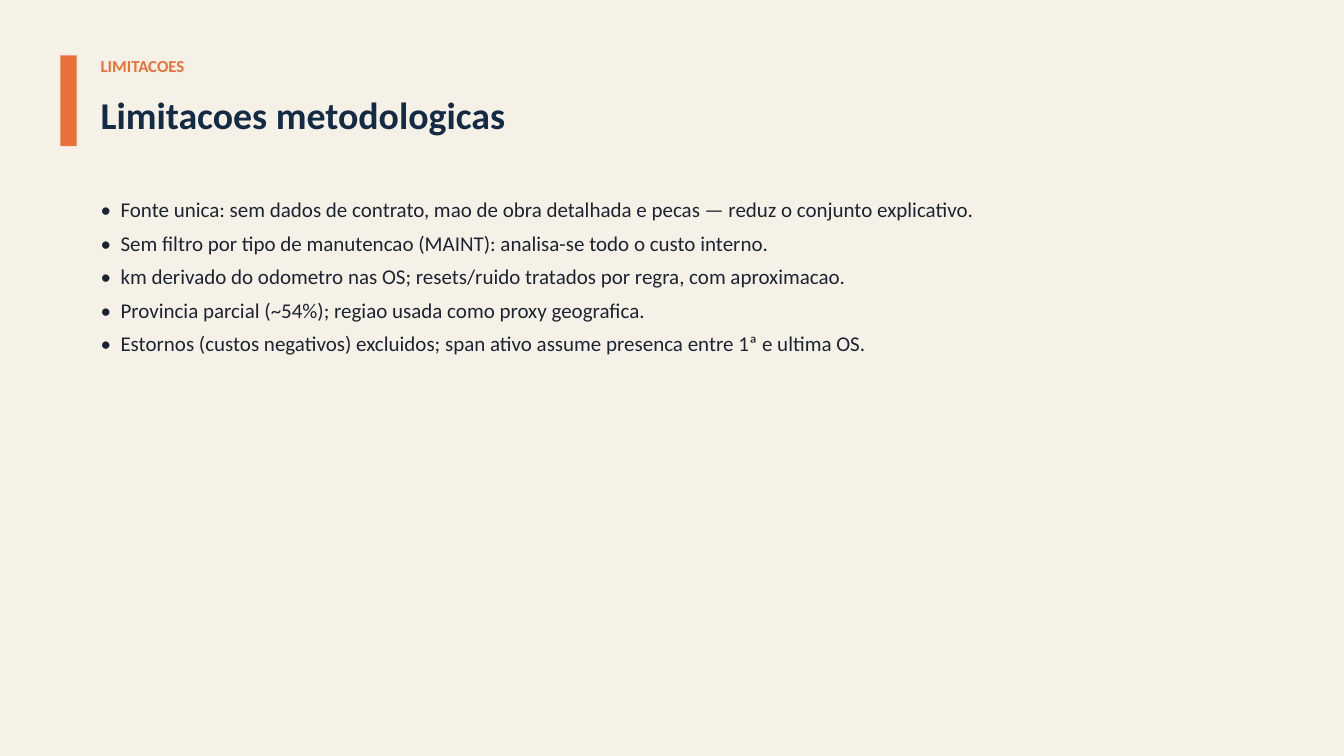
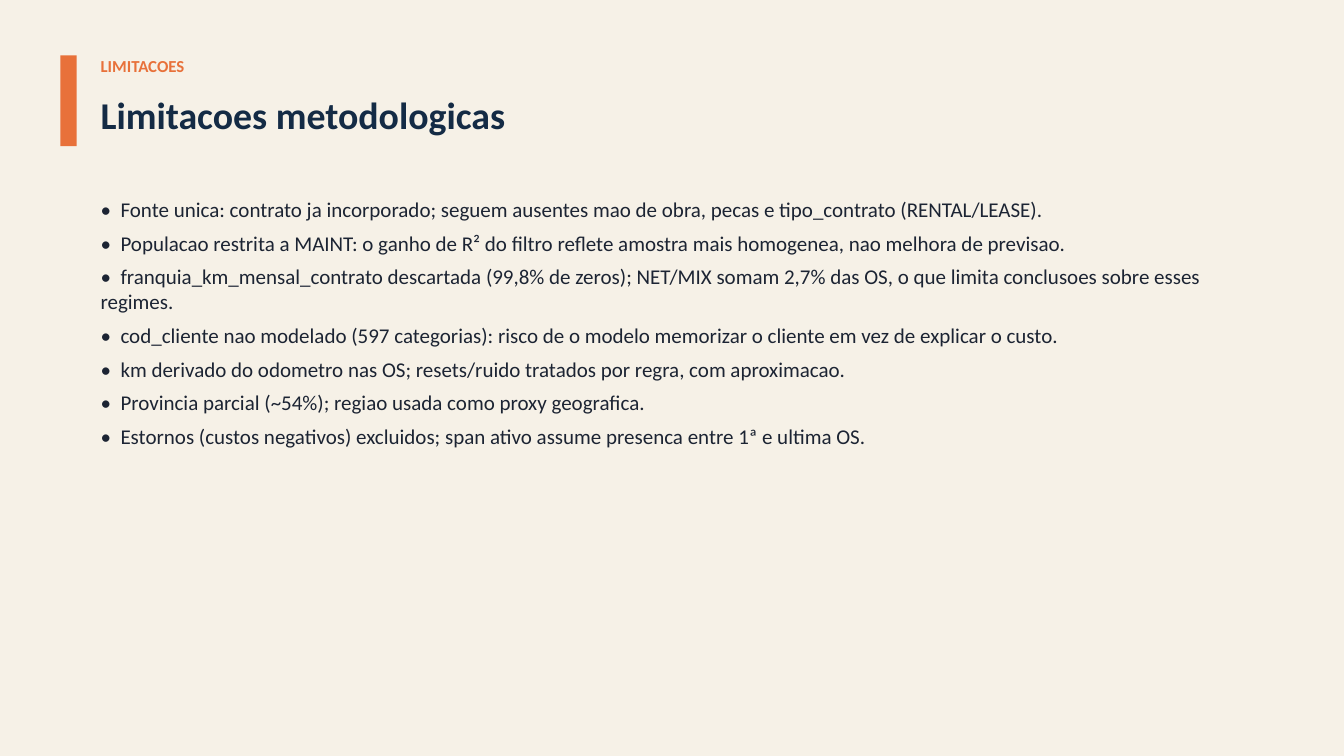
Before and after one commit to giovanicani/quatro_norte, a slide deck: slide 22 of docs/entregas/Apresentacao_QuatroNorte.pptx. Drawn at 1344x756 pixels with LibreOffice and Linux fonts; fonts in the diff are those of the drawing. Boxes give left, top, right and bottom in pixels: in the first picture for what was removed or moved away, otherwise in the second. Text is boxed around its words. In the diff, an @@ line names an element or a change of style, - is before the commit and + after.

```diff
--- a/docs/entregas/Apresentacao_QuatroNorte.pptx
+++ b/docs/entregas/Apresentacao_QuatroNorte.pptx
@@ text at bbox=[101, 202, 1199, 347]: text changed @@
-• Fonte unica: sem dados de contrato, mao de obra detalhada e pecas — reduz o conjunto explicativo.
-• Sem filtro por tipo de manutencao (MAINT): analisa-se todo o custo interno.
+• Fonte unica: contrato ja incorporado; seguem ausentes mao de obra, pecas e tipo_contrato (RENTAL/LEASE).
+• Populacao restrita a MAINT: o ganho de R² do filtro reflete amostra mais homogenea, nao melhora de previsao.
+• franquia_km_mensal_contrato descartada (99,8% de zeros); NET/MIX somam 2,7% das OS, o que limita conclusoes sobre esses regimes.
+• cod_cliente nao modelado (597 categorias): risco de o modelo memorizar o cliente em vez de explicar o custo.
```
Also in this commit, not shown: 14 other slides changed, 11 other files.
